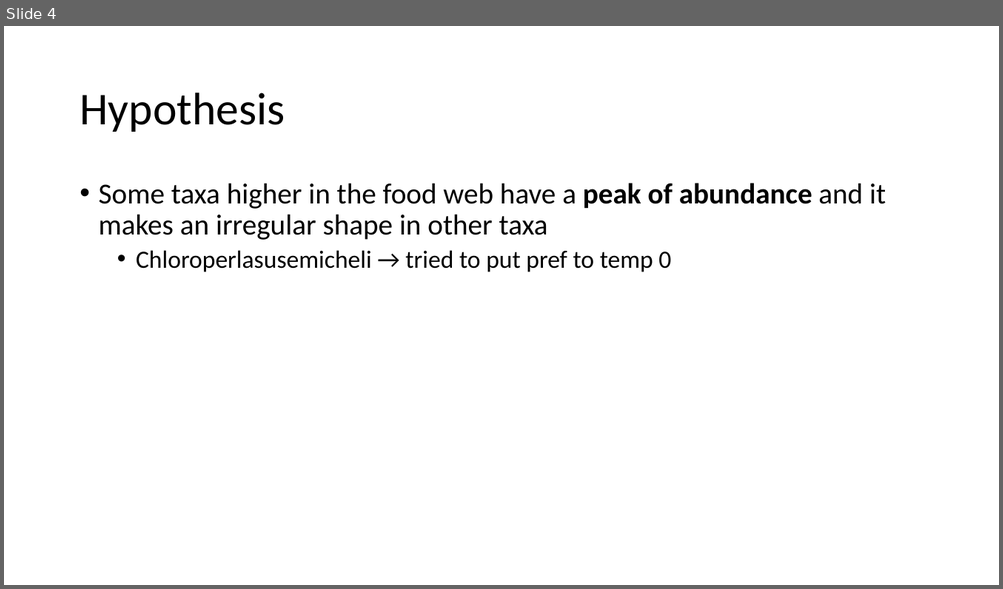
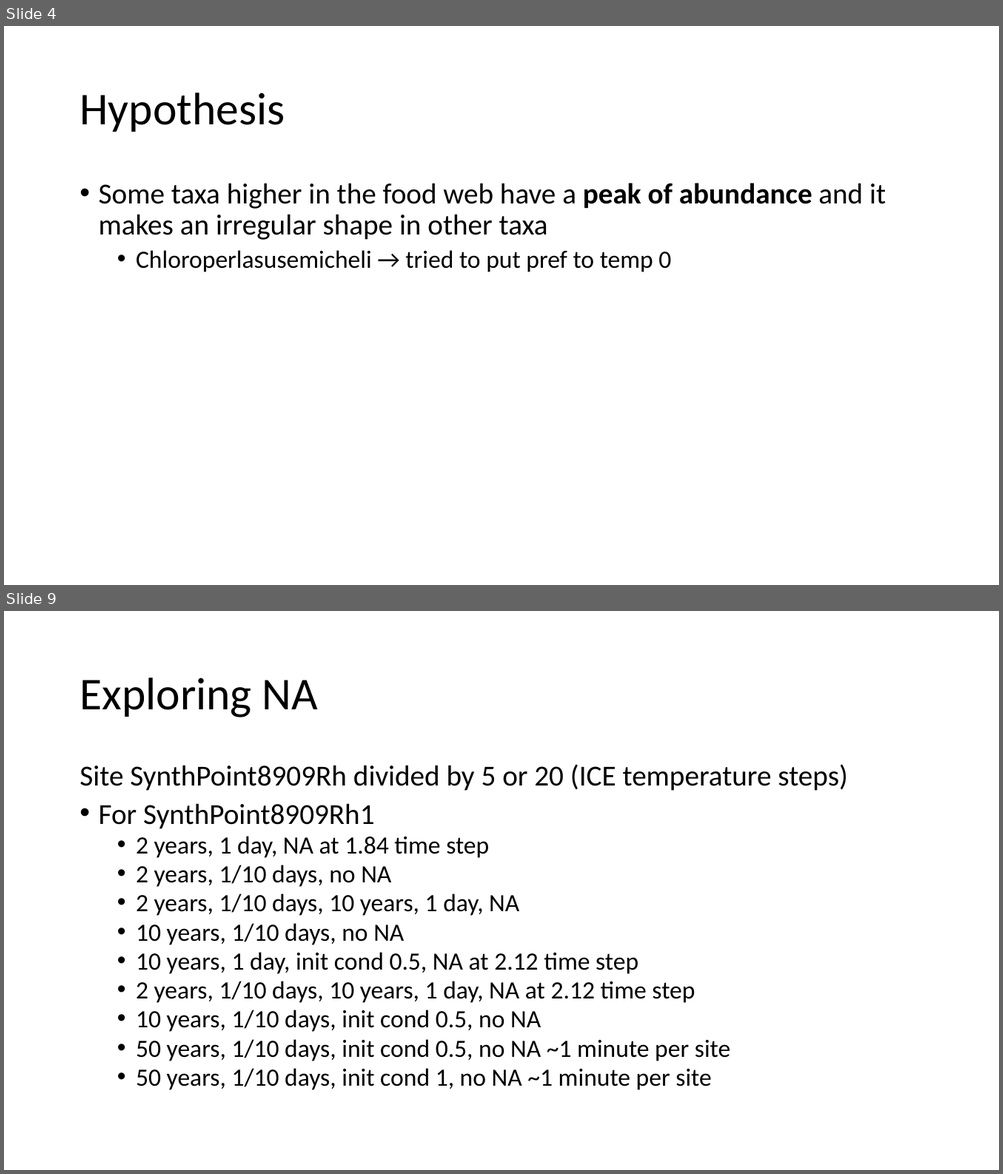
Before and after one commit to emmachollet/ArtificialData_Streambugs_SDMs, a slide deck: C1_documentation/problems_ice.pptx. Shown one above the other, each under a label of ours: slide 4 before the commit, slides 4 and 9 after it; the slides between them are not shown. The pictures are 1003x589 and 1003x1174 pixels, drawn with LibreOffice and Linux fonts; fonts in the diff are those of the drawing. Boxes give left, top, right and bottom in pixels: in the first picture for what was removed or moved away, otherwise in the second. Text is boxed around its words. In the diff, an @@ line names an element or a change of style, - is before the commit and + after.

```diff
--- a/C1_documentation/problems_ice.pptx
+++ b/C1_documentation/problems_ice.pptx
@@ slide 9 added at (x1=4, y1=611, x2=999, y2=1170), background #FFFFFF @@
@@ title added at (x1=79, y1=678, x2=318, y2=718), 44 pt, text #000000 @@
+Exploring NA
@@ text added at (x1=79, y1=764, x2=848, y2=1091), 24 pt, text #000000 @@
+Site SynthPoint8909Rh divided by 5 or 20 (ICE temperature steps)
+• For SynthPoint8909Rh1
+  • 2 years, 1 day, NA at 1.84 time step
+  • 2 years, 1/10 days, no NA
+  • 2 years, 1/10 days, 10 years, 1 day, NA
+  • 10 years, 1/10 days, no NA
+  • 10 years, 1 day, init cond 0.5, NA at 2.12 time step
+  • 2 years, 1/10 days, 10 years, 1 day, NA at 2.12 time step
+  • 10 years, 1/10 days, init cond 0.5, no NA
+  • 50 years, 1/10 days, init cond 0.5, no NA ~1 minute per site
+  • 50 years, 1/10 days, init cond 1, no NA ~1 minute per site
```
Also in this commit, not shown: 2 slides changed, 4 other slides added, 9 other files.
